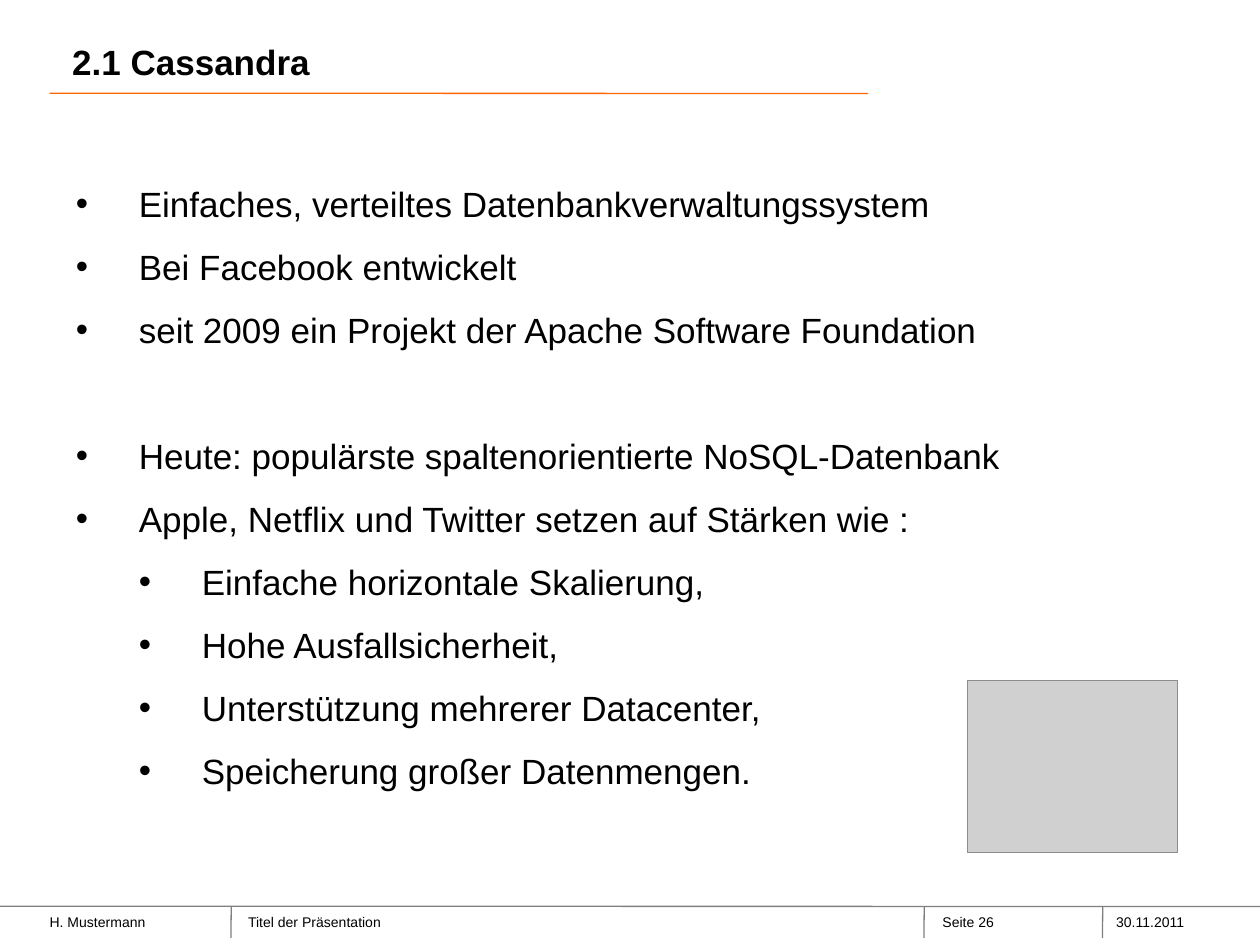
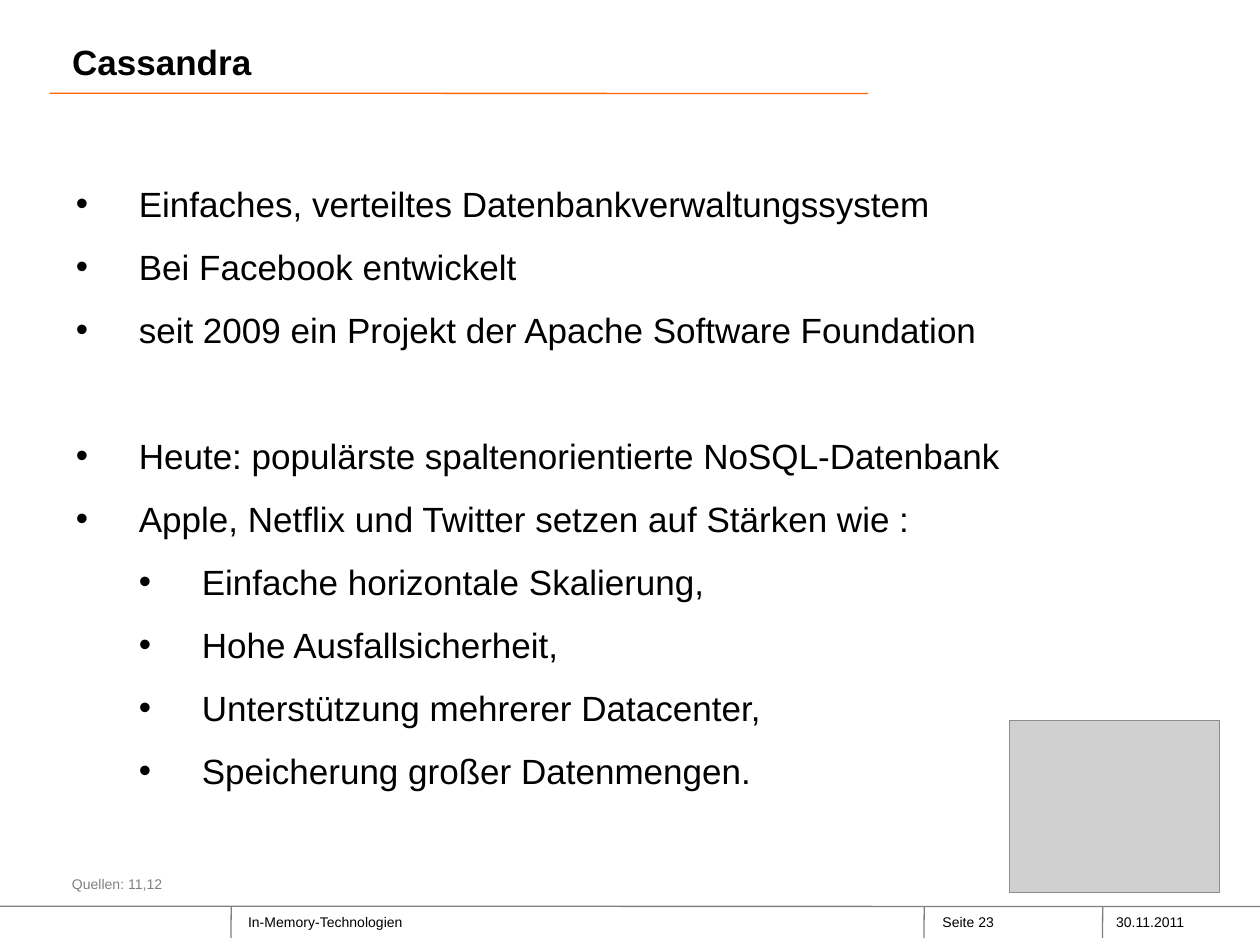
Before and after one commit to Philwi/ProjektseminarInMemory, a slide deck: slide 23 of SAPHana-Neueste überarbeitet.pptx (slide 26 before the commit). Drawn at 1260x945 pixels with LibreOffice and Linux fonts; fonts in the diff are those of the drawing; grey boxes stand for pictures; background and template pictures are left out. Boxes give left, top, right and bottom in pixels: in the first picture for what was removed or moved away, otherwise in the second. Text is boxed around its words. In the diff, an @@ line names an element or a change of style, - is before the commit and + after.

```diff
--- a/SAPHana-Neueste überarbeitet.pptx
+++ b/SAPHana-Neueste überarbeitet.pptx
@@ title at bbox=[72, 49, 251, 76]: text changed @@
-2.1 Cassandra
+Cassandra
@@ picture: place and size @@
-picture at bbox=[968, 680, 1178, 852]
+picture at bbox=[1009, 721, 1220, 892]
@@ text added at bbox=[72, 879, 162, 892], 8 pt, text #808080 @@
+Quellen: 11,12
@@ text removed at bbox=[50, 917, 145, 927] @@
-H. Mustermann
@@ text at bbox=[248, 917, 402, 930]: text changed @@
-Titel der Präsentation
+In-Memory-Technologien
@@ page number at bbox=[942, 917, 994, 927]: text changed @@
-Seite 26
+Seite 23
```
Also in this commit, not shown: 31 other slides changed, 7 slides added, 16 slides removed.
